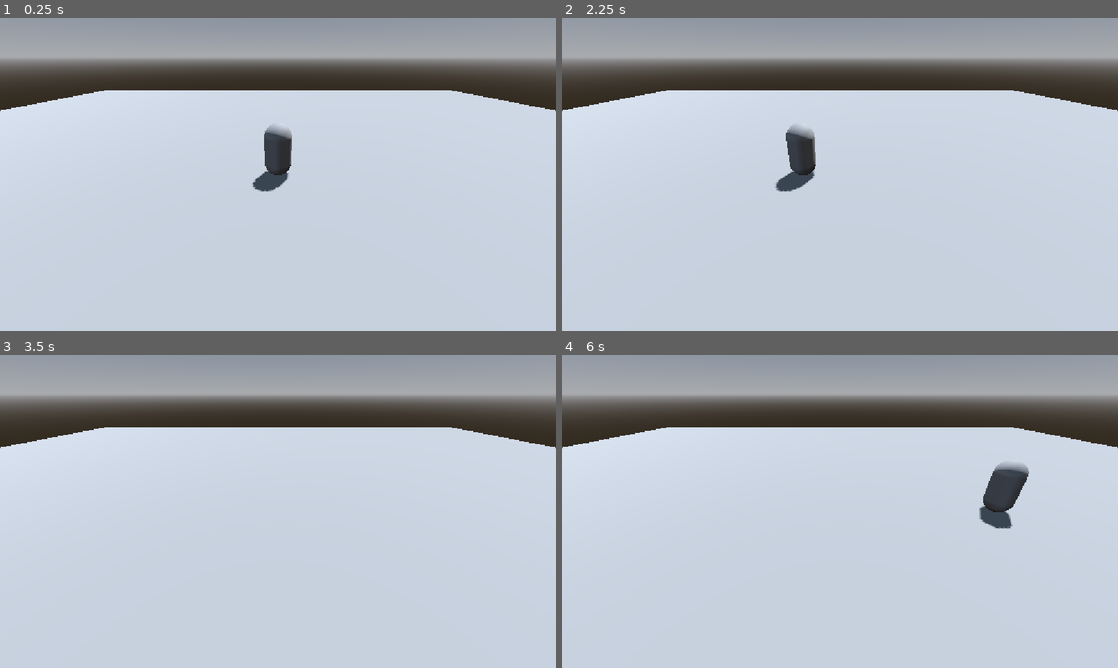
Above: before the commit, frames 1-4 (two rows, left to right).
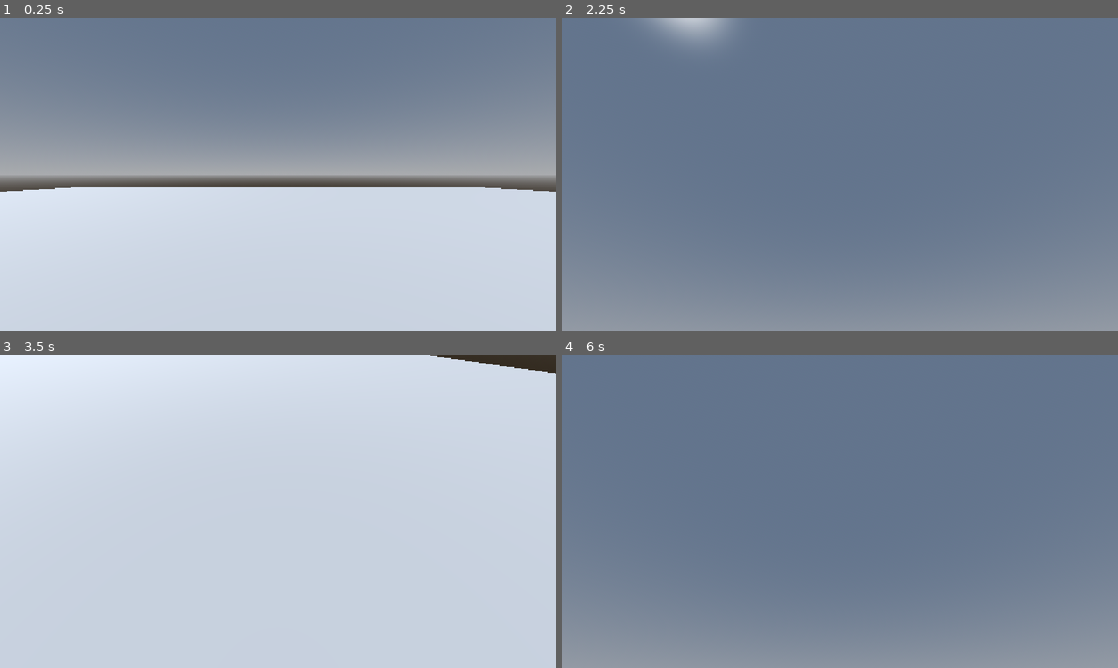
Above: after the commit, the same moments.

Repository: UncannyBunny/Project-1
Game: Godot game, scene res://test.tscn
Two runs of this game, one before a commit and one after it. Both use one fixed random seed, a clock stepped at 60 frames per second and the inputs below.
Inputs (mouse positions are in pixels of both pictures, inside the frame that each line leads up to):
- Up to frame 1 (0.25 s): no input
- Up to frame 2 (2.25 s): tap Enter at 0.5 s; move the mouse to (962, 158) at 0.52 s; hold Right (ui_right) 0.53-1.28 s; move the mouse to (728, 190) at 1.27 s; hold Left (ui_left) 1.28-2.03 s; move the mouse to (895, 105) at 2.02 s; hold Right (ui_right) from 2.03 s (still down)
- Up to frame 3 (3.5 s): keep holding Right (ui_right); move the mouse to (250, 574) at 2.77 s
- Up to frame 4 (6 s): move the mouse to (1006, 558) at 3.52 s; release Right (ui_right) at 3.53 s; hold Left (ui_left) 3.53-5.78 s; move the mouse to (673, 464) at 4.27 s; move the mouse to (867, 511) at 5.02 s; move the mouse to (756, 433) at 5.77 s; hold Right (ui_right) from 5.78 s (still down)

The runs differ from the first frame. In frame 1, 54% of the frame differs, in the area x 0-100%, y 0-56%; in frame 2, 99%; in frame 3, 24%; in frame 4, 100%, in the area x 0-100%, y 0-100%.

Commit message:
More components
Added more components for the control of the player's attached camera and testing.

Diff:
--- /dev/null
+++ b/Components/axis_projector_component.gd
@@ -0,0 +1,71 @@
+@tool
+class_name AxisProjectorComponent extends Node3D
+
+## Node to follow
+@export var follow_target_object: Node3D
+## Object to receive the input
+@export var target_object: Node3D:
+	set(value):
+		target_object = value
+		notify_property_list_changed()
+## Method that will be called with the input
+@export var target_method_string: String = ""
+var target_method_callable: Callable
+@export_group("Properties")
+enum TargetAxis {X_Y, X_Z, Y_Z}
+## Axis pair to convert the XY input to
+@export var target_axis: TargetAxis = TargetAxis.X_Z
+## If true, swaps the axis of the input, applied BEFORE axis inversion
+@export var swap_axis: bool = false
+
+func _ready() -> void:
+	# Avoid execution in editor environment.
+	if Engine.is_editor_hint():
+		return
+	# Bind target callable for
+	if target_object and not target_method_string.is_empty():
+		target_method_callable = Callable(target_object, target_method_string)
+
+func project_axis(input: float) -> void:
+	if not target_method_callable.is_valid():
+		return
+	var raw_input: Vector2
+	if swap_axis:
+		raw_input = Vector2(0, input)
+	else:
+		raw_input = Vector2(input, 0)
+	var projected_vector: Vector3
+	var projected_basis: Vector3
+	match target_axis:
+		TargetAxis.X_Y:
+			projected_vector = Vector3(raw_input.x, raw_input.y, 0)
+			projected_basis = follow_target_object.global_transform.basis.orthonormalized().get_euler()
+			projected_vector = projected_vector * Basis.from_euler(Vector3(0, 0, projected_basis.z))
+			target_method_callable.call(projected_vector)
+		TargetAxis.X_Z:
+			projected_vector = Vector3(raw_input.x, 0, raw_input.y)
+			projected_basis = follow_target_object.global_transform.basis.orthonormalized().get_euler()
+			projected_vector = projected_vector * Basis.from_euler(Vector3(0, projected_basis.y, 0))
+			target_method_callable.call(projected_vector)
+		TargetAxis.Y_Z:
+			projected_vector = Vector3(0, raw_input.x, raw_input.y)
+			projected_basis = follow_target_object.global_transform.basis.orthonormalized().get_euler()
+			projected_vector = projected_vector * Basis.from_euler(Vector3(projected_basis.x, 0, 0))
+			target_method_callable.call(projected_vector)
+
+func _validate_property(property: Dictionary) -> void:
+	if property.name == "target_method_string":
+		var target_method_options: String = ""
+
+		if target_object and target_object.get_script():
+			var methods: Array = target_object.get_script().get_script_method_list()
+			var method_names: Array[String] = []
+
+			for method in methods:
+				if not method["name"].begins_with("_"):
+					method_names.append(method["name"])
+
+			target_method_options = ",".join(method_names)
+
+		property.hint = PROPERTY_HINT_ENUM
+		property.hint_string = target_method_options
--- a/Components/axis_to_vector.gd
+++ b/Components/axis_to_vector.gd
@@ -8,6 +8,7 @@
 		notify_property_list_changed()
 ## Method that will be called with the input
 @export var target_method_string: String = ""
+@export var is_local: bool = false
 var target_method_callable: Callable
 var component_x: float
 var component_y: float
@@ -32,6 +33,8 @@
 	if not target_method_callable.is_valid():
 		return
 	var output_vector: Vector3 = Vector3(component_x, component_y, component_z)
+	if is_local:
+		output_vector = target_object.global_basis * output_vector
 	target_method_callable.call(output_vector)
 
 func _validate_property(property: Dictionary) -> void:
--- /dev/null
+++ b/Components/position_component.gd
@@ -0,0 +1,43 @@
+class_name PositionComponent extends Node3D
+
+## Node to apply position changes
+@export var target_object: Node3D
+## If true, applies position locally
+@export var is_local: bool = false
+enum Axis {X, Y, Z}
+## If using modify_axis_euler(), defines which axis to use
+@export var single_axis: Axis = Axis.X
+
+func _ready() -> void:
+	if not target_object:
+		push_warning("Target for " + str(self) + " not defined")
+
+## Modifies the target position in a single axis, defined by single_axis
+func modify_position_axis(input: float) -> void:
+	if not target_object:
+		return
+	match single_axis:
+		Axis.X:
+			if is_local:
+				target_object.translate_object_local(Vector3.RIGHT * input)
+			else:
+				target_object.global_translate(Vector3.RIGHT * input)
+		Axis.Y:
+			if is_local:
+				target_object.translate_object_local(Vector3.UP * input)
+			else:
+				target_object.global_translate(Vector3.UP * input)
+		Axis.Z:
+			if is_local:
+				target_object.translate_object_local(Vector3.FORWARD * input)
+			else:
+				target_object.global_translate(Vector3.FORWARD * input)
+
+## Modifies position in all axis
+func modify_position(input: Vector3) -> void:
+	if not target_object:
+		return
+	if is_local:
+		target_object.translate_object_local(input)
+	else:
+		target_object.global_translate(input)
--- /dev/null
+++ b/Components/rotation_component.gd
@@ -0,0 +1,82 @@
+class_name RotationComponent extends Node3D
+
+## Node to apply rotation changes
+@export var target_object: Node3D
+## If true, applies rotation locally
+@export var is_local: bool = false
+enum Axis {X, Y, Z}
+## If using modify_rotation_axis_euler(), defines which axis to use
+@export var single_axis: Axis = Axis.X
+## If on will limit rotation in all axis to set values
+@export var is_limited: bool = false
+## Upper limit in degrees
+@export var rotation_limit_upper: float = 90.0
+## Lower limit in degrees
+@export var rotation_limit_lower: float = -90.0
+
+func _ready() -> void:
+	if not target_object:
+		push_warning("Target for " + str(self) + " not defined")
+
+## Modifies the target rotation in a single axis
+func modify_rotation_axis_euler(input: float) -> void:
+	if not target_object:
+		return
+
+	var rad_input = deg_to_rad(input)
+	var upper_rad = deg_to_rad(rotation_limit_upper)
+	var lower_rad = deg_to_rad(rotation_limit_lower)
+
+	match single_axis:
+		Axis.X:
+			var target_rot = target_object.rotation.x + rad_input
+			if is_limited:
+				target_rot = clamp(target_rot, lower_rad, upper_rad)
+				rad_input = target_rot - target_object.rotation.x
+			apply_rotation_delta(Vector3(rad_input, 0, 0))
+
+		Axis.Y:
+			var target_rot = target_object.rotation.y + rad_input
+			if is_limited:
+				target_rot = clamp(target_rot, lower_rad, upper_rad)
+				rad_input = target_rot - target_object.rotation.y
+			apply_rotation_delta(Vector3(0, rad_input, 0))
+
+		Axis.Z:
+			var target_rot = target_object.rotation.z + rad_input
+			if is_limited:
+				target_rot = clamp(target_rot, lower_rad, upper_rad)
+				rad_input = target_rot - target_object.rotation.z
+			apply_rotation_delta(Vector3(0, 0, rad_input))
+
+## Modifies rotation in all axes with limits applied independently
+func modify_rotation_euler(input: Vector3) -> void:
+	if not target_object:
+		return
+
+	var rad_input = Vector3(deg_to_rad(input.x), deg_to_rad(input.y), deg_to_rad(input.z))
+
+	if is_limited:
+		var upper_rad = deg_to_rad(rotation_limit_upper)
+		var lower_rad = deg_to_rad(rotation_limit_lower)
+
+		var target_x = clamp(target_object.rotation.x + rad_input.x, lower_rad, upper_rad)
+		var target_y = clamp(target_object.rotation.y + rad_input.y, lower_rad, upper_rad)
+		var target_z = clamp(target_object.rotation.z + rad_input.z, lower_rad, upper_rad)
+
+		rad_input.x = target_x - target_object.rotation.x
+		rad_input.y = target_y - target_object.rotation.y
+		rad_input.z = target_z - target_object.rotation.z
+
+	apply_rotation_delta(rad_input)
+
+## Helper function to apply local or global rotation delta safely
+func apply_rotation_delta(rad_delta: Vector3) -> void:
+	if is_local:
+		if rad_delta.x != 0.0: target_object.rotate_object_local(Vector3.RIGHT, rad_delta.x)
+		if rad_delta.y != 0.0: target_object.rotate_object_local(Vector3.UP, rad_delta.y)
+		if rad_delta.z != 0.0: target_object.rotate_object_local(Vector3.FORWARD, rad_delta.z)
+	else:
+		if rad_delta.x != 0.0: target_object.rotate(Vector3.RIGHT, rad_delta.x)
+		if rad_delta.y != 0.0: target_object.rotate(Vector3.UP, rad_delta.y)
+		if rad_delta.z != 0.0: target_object.rotate(Vector3.FORWARD, rad_delta.z)
--- a/character_body_3d.tscn
+++ b/character_body_3d.tscn
@@ -3,6 +3,8 @@
 [ext_resource type="Script" uid="uid://d1rflb5mclp0d" path="res://Scripts/character_controller.gd" id="1_iwpo4"]
 [ext_resource type="Script" uid="uid://y1ywe8tvdv0c" path="res://Components/axis_input_component.gd" id="2_fb3t6"]
 [ext_resource type="Script" uid="uid://t1u66x74hcm6" path="res://Components/axis_to_vector.gd" id="3_vd578"]
+[ext_resource type="Script" uid="uid://r1wo016j1ww5" path="res://Components/mouse_movement_component_3d.gd" id="4_c7tqt"]
+[ext_resource type="Script" uid="uid://ch2c44r2rtwru" path="res://Components/rotation_component.gd" id="4_nl27k"]
 
 [sub_resource type="CapsuleMesh" id="CapsuleMesh_g4v7s"]
 
@@ -13,6 +15,7 @@
 
 [node name="MeshInstance3D" type="MeshInstance3D" parent="." unique_id=220183467]
 transform = Transform3D(1, 0, 0, 0, 1, 0, 0, 0, 1, 0, 1, 0)
+visible = false
 mesh = SubResource("CapsuleMesh_g4v7s")
 
 [node name="CollisionShape3D" type="CollisionShape3D" parent="." unique_id=997496742]
@@ -23,14 +26,13 @@
 script = ExtResource("3_vd578")
 target_object = NodePath("..")
 target_method_string = "set_direction"
+is_local = true
 metadata/_custom_type_script = "uid://t1u66x74hcm6"
 
 [node name="AxisInputComponent" type="Node3D" parent="AxisToVector3D" unique_id=1736105387 node_paths=PackedStringArray("target_object")]
 script = ExtResource("2_fb3t6")
 target_object = NodePath("..")
 target_method_string = "set_component_x"
-input_name_positive = "ui_right"
-input_name_negative = "ui_left"
 multiplier = 1.0
 metadata/_custom_type_script = "uid://y1ywe8tvdv0c"
 
@@ -42,3 +44,38 @@
 input_name_negative = "ui_down"
 multiplier = 1.0
 metadata/_custom_type_script = "uid://y1ywe8tvdv0c"
+
+[node name="RotationComponent" type="Node3D" parent="." unique_id=99695442 node_paths=PackedStringArray("target_object")]
+script = ExtResource("4_nl27k")
+target_object = NodePath("..")
+is_local = true
+single_axis = 1
+
+[node name="MouseMovementComponent3D" type="Node3D" parent="RotationComponent" unique_id=1694245289 node_paths=PackedStringArray("target_object")]
+script = ExtResource("4_c7tqt")
+target_object = NodePath("..")
+target_method_string = "modify_rotation_euler"
+sensitivity = 1.0
+target_axis = 1
+invert_x_axis = true
+metadata/_custom_type_script = "uid://r1wo016j1ww5"
+
+[node name="Camera3D" type="Camera3D" parent="." unique_id=673640683]
+transform = Transform3D(1, 0, 0, 0, 1, 0, 0, 0, 1, 0, 1.4955306, 0)
+
+[node name="RotationComponent2" type="Node3D" parent="Camera3D" unique_id=1048754700 node_paths=PackedStringArray("target_object")]
+script = ExtResource("4_nl27k")
+target_object = NodePath("..")
+is_local = true
+is_limited = true
+rotation_limit_upper = 45.0
+rotation_limit_lower = -45.0
+
+[node name="MouseMovementComponent3D" type="Node3D" parent="Camera3D/RotationComponent2" unique_id=915641600 node_paths=PackedStringArray("target_object")]
+script = ExtResource("4_c7tqt")
+target_object = NodePath("..")
+target_method_string = "modify_rotation_euler"
+sensitivity = 1.0
+swap_axis = true
+invert_x_axis = true
+metadata/_custom_type_script = "uid://r1wo016j1ww5"
--- a/test.tscn
+++ b/test.tscn
@@ -36,9 +36,6 @@
 transform = Transform3D(1, 0, 0, 0, 1, 0, 0, 0, 1, 0, 1, 0)
 movement_speed = 10.0
 
-[node name="Camera3D" type="Camera3D" parent="." unique_id=524520069]
-transform = Transform3D(1, 0, 0, 0, 0.8660254, 0.5, 0, -0.5, 0.8660254, 0, 4, 7)
-
 [node name="StaticBody3D" type="StaticBody3D" parent="." unique_id=376527176]
 
 [node name="CollisionShape3D" type="CollisionShape3D" parent="StaticBody3D" unique_id=604168635]
Not shown, added: Components/axis_projector_component.gd.uid
Not shown, added: Components/position_component.gd.uid
Not shown, added: Components/rotation_component.gd.uid
